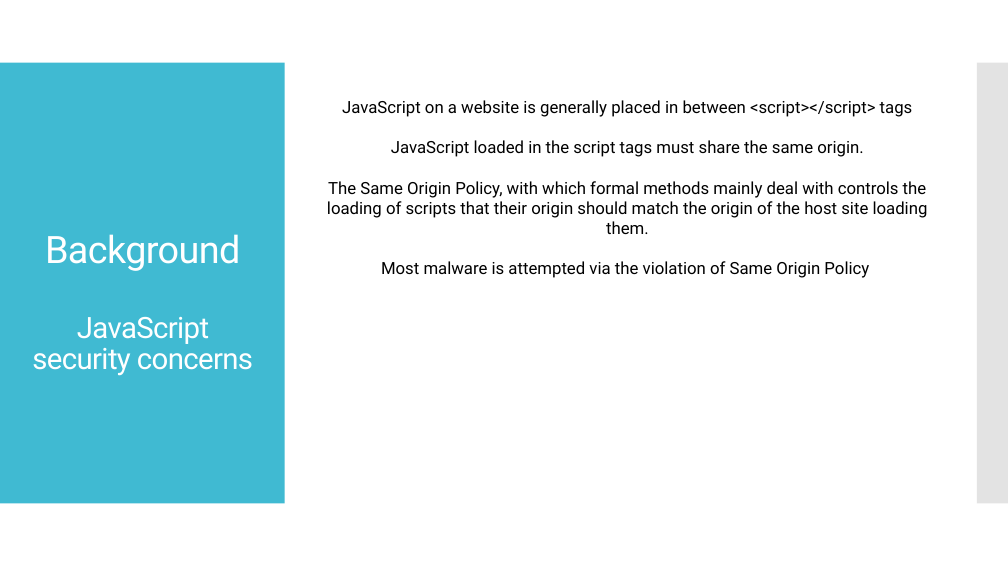
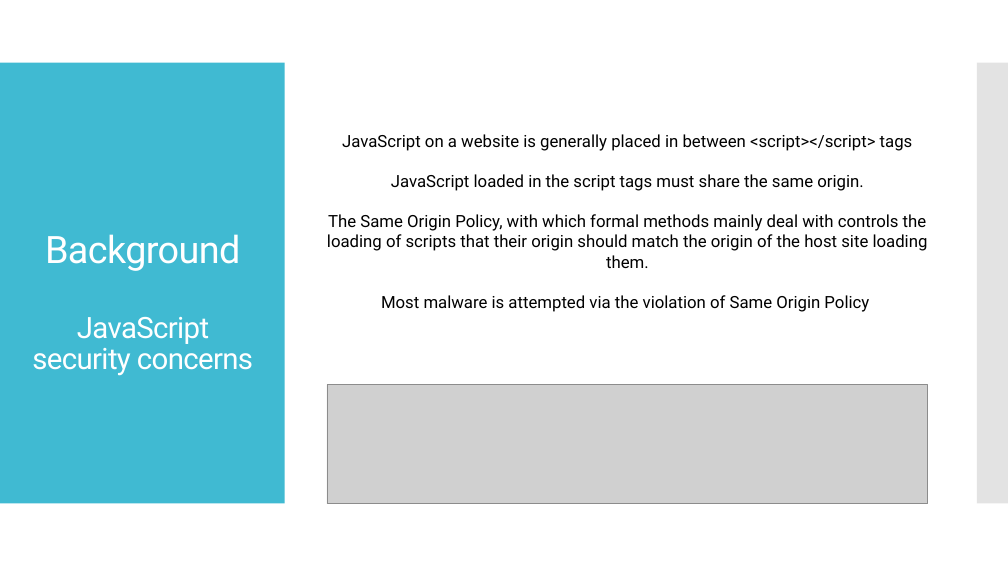
Before and after one commit to starkc1/Spring2019_Homework, a slide deck: slide 5 of SE-410/Stark_SE410_Presentation.pptx. Drawn at 1008x567 pixels with LibreOffice and Linux fonts; fonts in the diff are those of the drawing; grey boxes stand for pictures. Boxes give left, top, right and bottom in pixels: in the first picture for what was removed or moved away, otherwise in the second. Text is boxed around its words. In the diff, an @@ line names an element or a change of style, - is before the commit and + after.

```diff
--- a/SE-410/Stark_SE410_Presentation.pptx
+++ b/SE-410/Stark_SE410_Presentation.pptx
@@ text "JavaScript on a website is ...": place and size @@
-text "JavaScript on a website is ..." at box(327, 100, 928, 278)
+text "JavaScript on a website is ..." at box(327, 134, 928, 312)
@@ picture added at box(327, 385, 929, 504) @@
```
Also in this commit, not shown: 1 other slide changed, 4 slides added.
